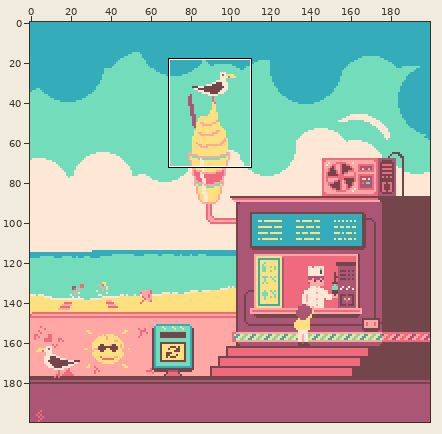
Edited in one commit: pixel-art file (Buildings/IceCreamShop.aseprite). Above, an overview of the earlier version with the close-up marked.
Close-up. As it was:
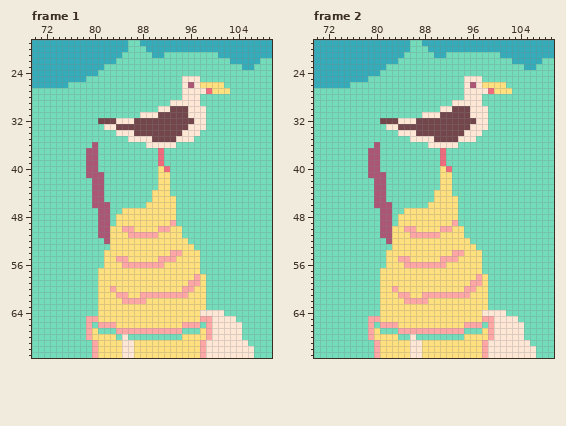
200x200 pixels, 16 frames. Shown: frame 1: x 70..109, y 19..71; frame 2: x 70..109, y 19..71. The commit also changed other frames or places, which this record leaves out.
After:
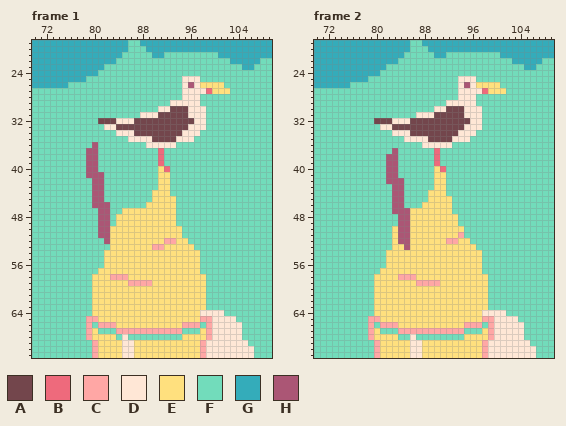
Palette (. is transparent): A #73464c  B #ee6a7c  C #ffa7a5  D #ffe7d6  E #ffe07e  F #72dcbb  G #34acba  H #ab5675
Difference:
layer "IceCreamShop_IceCream2" added
--- frame 1, layer "IceCreamShop_IceCream2"
@@ x 78..99 @@
 48 FFFHHFEEEEEEEEEEFFFFFF
-49 FFFHHFEEEEEEEEECFFFFFF
-50 FFFHHEECCEEEECCEEFFFFF
-51 FFFHHEEECCCCCEEEEFFFFF
-52 FFFFHEEEEEEEEEEEEEFFFF
-53 FFFFFEEEEEEEEEEEEEEFFF
-54 FFFFEEEEEEEEEEECCEEEFF
-55 FFFFEECCEEEEECCCEEEEFF
-56 FFFFEEECCCCCCCEEEEEEFF
+49 FFFHHFEEEEEEEEEEFFFFFF
+50 FFFHHEEEEEEEEEEEEFFFFF
+51 FFFHHEEEEEEEEEEEEFFFFF
+52 FFFFHEEEEEEEEECCEEFFFF
+53 FFFFFEEEEEEECCEEEEEFFF
+54 FFFFEEEEEEEEEEEEEEEEFF
+55 FFFFEEEEEEEEEEEEEEEEFF
+56 FFFFEEEEEEEEEEEEEEEEFF
 57 FFFEEEEEEEEEEEEEEEEEFF
-58 FFFEEEEEEEEEEEEEEEECEF
-59 FFFEEEEEEEEEEEEEEECCEF
-60 FFFEECEEEEEEEEEEECCEEF
-61 FFFEEECCEECCCCCCCCEEEF
-62 FFFEEEECCCCEEEEEEEEEEF
-63 FFFEEEEEEEEEEEEEEEEEEF
-64 FFFEEEEEEEEEEEEEEEEEDD
+58 FFEEECCCEEEEEEEEEEEEEF
+59 FFEEEEEECCCCEEEEEEEEEF
+60 FFEEEEEEEEEEEEEEEEEEEF
+61 FFEEEEEEEEEEEEEEEEEEEF
+62 FFEEEEEEEEEEEEEEEEEEEF
+63 FFEEEEEEEEEEEEEEEEEEEF
+64 FFEEEEEEEEEEEEEEEEEEDD
 65 FCCEEEEEEEEEEEEEEEEECC
--- frame 2, layers "IceCreamShop_IceCream2", "IceCreamShop_IceCream", "Seagull2"
@@ x 77..104 @@
 24 GGGGFFFFFFFFFFFFFFFFFFFFFFFF
-25 GGFFFFFFFFFFFFFFFFDDDFFFFFFF
-26 FFFFFFFFFFFFFFFFFFDHDEEEEFFF
-27 FFFFFFFFFFFFFFFFFFDDDDBEEEFF
-28 FFFFFFFFFFFFFFFFFFDDDFFFFFFF
-29 FFFFFFFFFFFFFFFFDDDDDFFFFFFF
-30 FFFFFFFFFFFFFFDDAAADDDFFFFFF
-31 FFFFFFFFFFFDDDAAAAADDDFFFFFF
-32 FFFFAAADDDAAAAAAAAAADDFFFFFF
-33 FFFFFDDAAAAAAAAAAAADDDFFFFFF
-34 FFFFFFFDDDAAAAAAAADDDFFFFFFF
-35 FFFFFFFFFDDDDAAAADDDFFFFFFFF
-36 FFFHFFFFFFFFDDDDDFFFFFFFFFFF
-37 FFHHFFFFFFFFFFBFFFFFFFFFFFFF
-38 FFHHFFFFFFFFFFBFFFFFFFFFFFFF
-39 FFHHFFFFFFFFFFBFFFFFFFFFFFFF
-40 FFHHFFFFFFFFFFEBFFFFFFFFFFFF
-41 FFHHHFFFFFFFFFEEFFFFFFFFFFFF
-42 FFFHHFFFFFFFFFEEFFFFFFFFFFFF
-43 FFFHHFFFFFFFFFEEFFFFFFFFFFFF
-44 FFFHHFFFFFFFFEEEFFFFFFFFFFFF
-45 FFFHHFFFFFFFFEEEEFFFFFFFFFFF
-46 FFFHHHFFFFFFEEEEEFFFFFFFFFFF
-47 FFFFHHFFEEEEEEEEEFFFFFFFFFFF
-48 FFFFHHFEEEEEEEEEEFFFFFFFFFFF
-49 FFFFHHFEEEEEEEEECFFFFFFFFFFF
-50 FFFFHHEECCEEEECCEEFFFFFFFFFF
-51 FFFFHHEEECCCCCEEEEFFFFFFFFFF
-52 FFFFFHEEEEEEEEEEEEEFFFFFFFFF
-53 FFFFFFEEEEEEEEEEEEEEFFFFFFFF
-54 FFFFFEEEEEEEEEEECCEEEFFFFFFF
-55 FFFFFEECCEEEEECCCEEEEFFFFFFF
-56 FFFFFEEECCCCCCCEEEEEEFFFFFFF
+25 GGFFFFFFFFFFFFFFFDDDFFFFFFFF
+26 FFFFFFFFFFFFFFFFFDHDEEEEFFFF
+27 FFFFFFFFFFFFFFFFFDDDDBEEEFFF
+28 FFFFFFFFFFFFFFFFFDDDFFFFFFFF
+29 FFFFFFFFFFFFFFFDDDDDFFFFFFFF
+30 FFFFFFFFFFFFFDDAAADDDFFFFFFF
+31 FFFFFFFFFFDDDAAAAADDDFFFFFFF
+32 FFFAAADDDAAAAAAAAAADDFFFFFFF
+33 FFFFDDAAAAAAAAAAAADDDFFFFFFF
+34 FFFFFFDDDAAAAAAAADDDFFFFFFFF
+35 FFFFFFFFDDDDAAAADDDFFFFFFFFF
+36 FFFFFFFFFFFDDDDDFFFFFFFFFFFF
+37 FFFFFFHFFFFFFBFFFFFFFFFFFFFF
+38 FFFFFHHFFFFFFBFFFFFFFFFFFFFF
+39 FFFFFHHFFFFFFBFFFFFFFFFFFFFF
+40 FFFFFHHFFFFFFEBFFFFFFFFFFFFF
+41 FFFFFHHFFFFFFEEFFFFFFFFFFFFF
+42 FFFFFHHHFFFFFEEFFFFFFFFFFFFF
+43 FFFFFFHHFFFFFEEFFFFFFFFFFFFF
+44 FFFFFFHHFFFFEEEFFFFFFFFFFFFF
+45 FFFFFFHHFFFFEEEEFFFFFFFFFFFF
+46 FFFFFFHHFFFEEEEEFFFFFFFFFFFF
+47 FFFFFFHHHEEEEEEEFFFFFFFFFFFF
+48 FFFFFFFHHEEEEEEEEFFFFFFFFFFF
+49 FFFFFFFHHEEEEEEEEFFFFFFFFFFF
+50 FFFFFFEHHEEEEEEEEEFFFFFFFFFF
+51 FFFFFFEHHEEEEEEEECFFFFFFFFFF
+52 FFFFFFEHHEEEEEECCEEFFFFFFFFF
+53 FFFFFFEEHEEEEEEEEEEEFFFFFFFF
+54 FFFFFEEEEEEEEEEEEEEEEFFFFFFF
+55 FFFFFEEEEEEEEEEEEEEEEFFFFFFF
+56 FFFFFEEEEEEEEEEEEEEEEFFFFFFF
 57 FFFFEEEEEEEEEEEEEEEEEFFFFFFF
-58 FFFFEEEEEEEEEEEEEEEECEFFFFFF
-59 FFFFEEEEEEEEEEEEEEECCEFFFFFF
-60 FFFFEECEEEEEEEEEEECCEEFFFFFF
-61 FFFFEEECCEECCCCCCCCEEEFFFFFF
-62 FFFFEEEECCCCEEEEEEEEEEFFFFFF
-63 FFFFEEEEEEEEEEEEEEEEEEFFFFFF
-64 FFFFEEEEEEEEEEEEEEEEEDDDDFFF
+58 FFFEEEECCCEEEEEEEEEEEEFFFFFF
+59 FFFEEEEEEECCCCEEEEEEEEFFFFFF
+60 FFFEEEEEEEEEEEEEEEEEEEFFFFFF
+61 FFFEEEEEEEEEEEEEEEEEEEFFFFFF
+62 FFFEEEEEEEEEEEEEEEEEEEFFFFFF
+63 FFFEEEEEEEEEEEEEEEEEEEFFFFFF
+64 FFFEEEEEEEEEEEEEEEEEEDDDDFFF
 65 FFCCEEEEEEEEEEEEEEEEECCDDDDF
Changed places in both close-ups, as pixel boxes (x1, y1, x2, y2):
changed: (92, 220, 200, 316)
changed: (368, 76, 512, 316)
